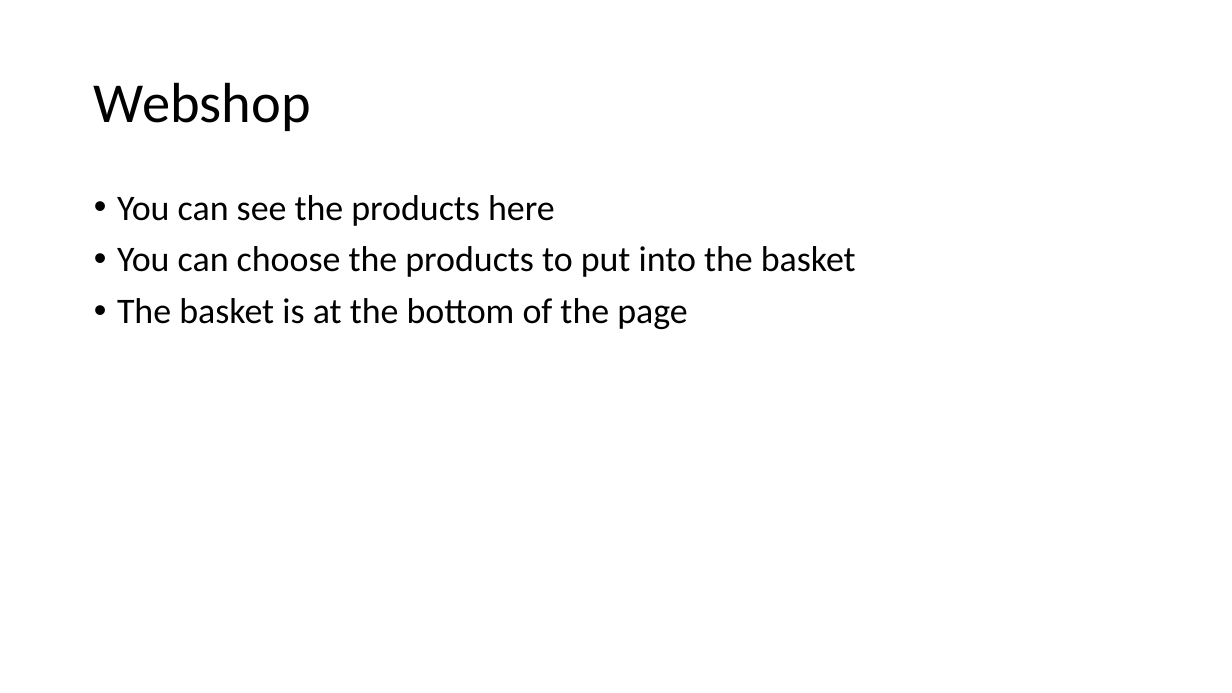
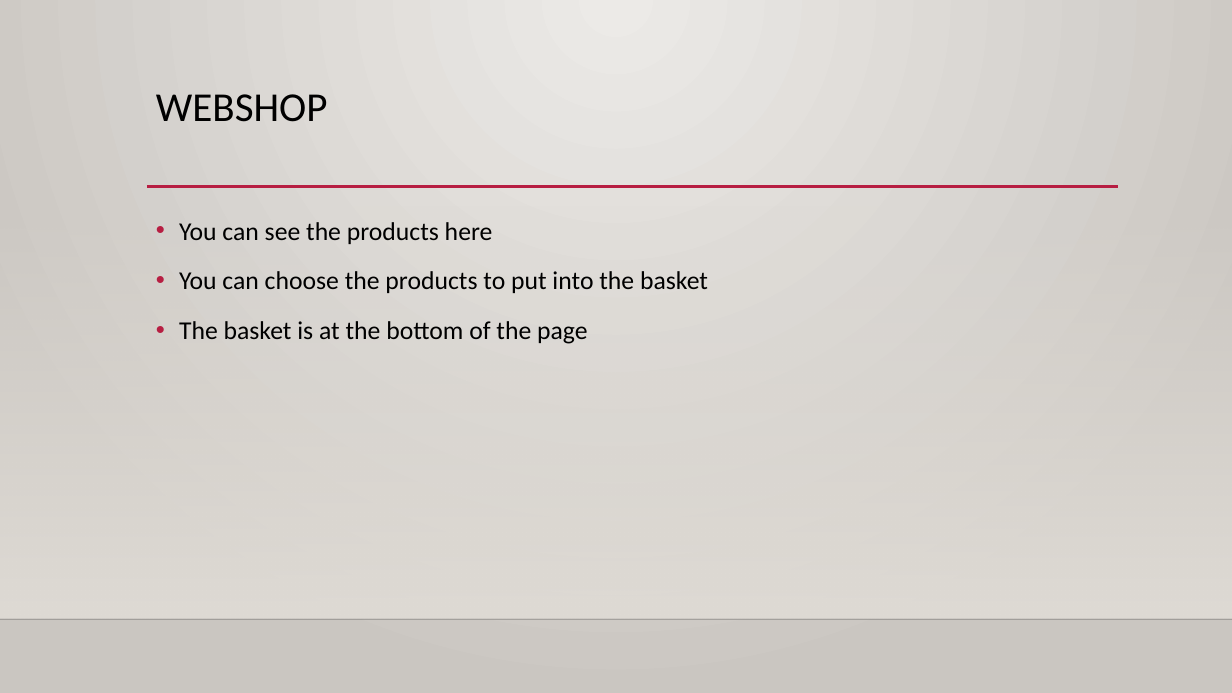
Before and after one commit to Luluemzi/Zaloghaz, a slide deck: slide 9 of Pawnshop_and_Jewelry_Store.pptx (slide 7 before the commit). Drawn at 1232x693 pixels with LibreOffice and Linux fonts; fonts in the diff are those of the drawing; background and template pictures are left out. Boxes give left, top, right and bottom in pixels: in the first picture for what was removed or moved away, otherwise in the second. Text is boxed around its words. In the diff, an @@ line names an element or a change of style, - is before the commit and + after.

```diff
--- a/Pawnshop_and_Jewelry_Store.pptx
+++ b/Pawnshop_and_Jewelry_Store.pptx
@@ background #FFFFFF to gradient #ECEAE7 to #CAC7C1 @@
@@ title "WEBSHOP" at [156,94,328,122]: vertical alignment middle to top @@
@@ title at [156,94,328,122]: text changed; size 44 to 32 pt @@
-Webshop
+WEBSHOP
@@ rectangle added at [0,204,1232,619], fill gradient #DFDBD5 @@
@@ text "You can see the products ...": place and size @@
-text "You can see the products ..." at [117,195,856,329]
+text "You can see the products ..." at [179,222,708,344]
@@ text "You can see the products ..." at [179,222,708,344]: size 28 to 20 pt; line spacing 0.9 to 1.2 @@
@@ line added from (147, 187) to (1118, 187), #B71E42 2.5 pt @@
@@ line added from (0, 619) to (1232, 619), #000001 1 pt @@
```
Also in this commit, not shown: 10 other slides changed, 6 slides added, 2 slides removed, 1 other file.
